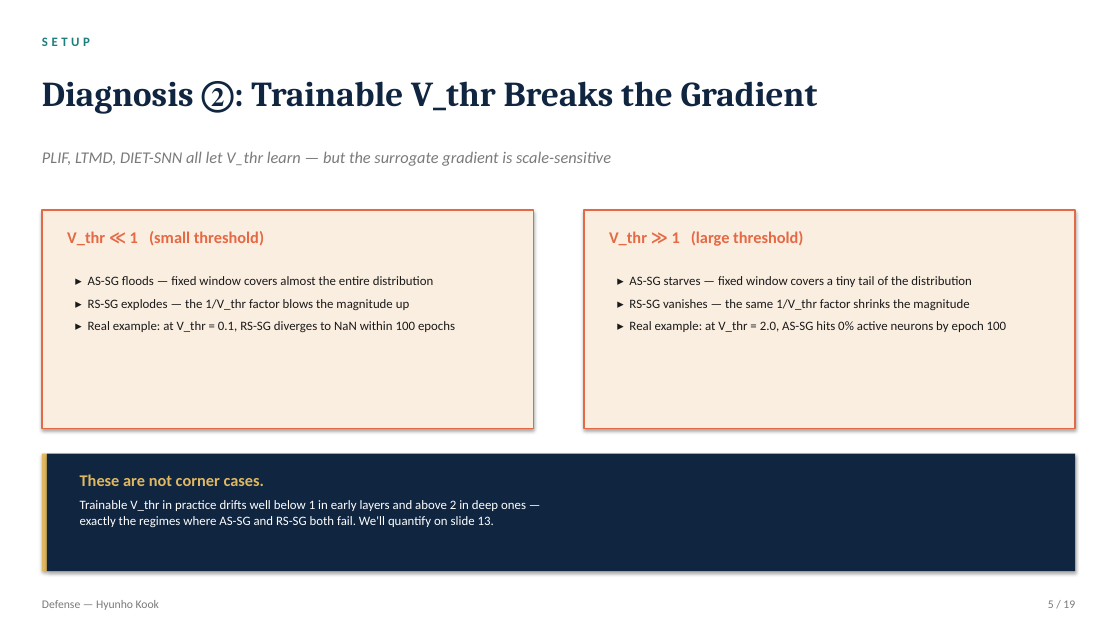
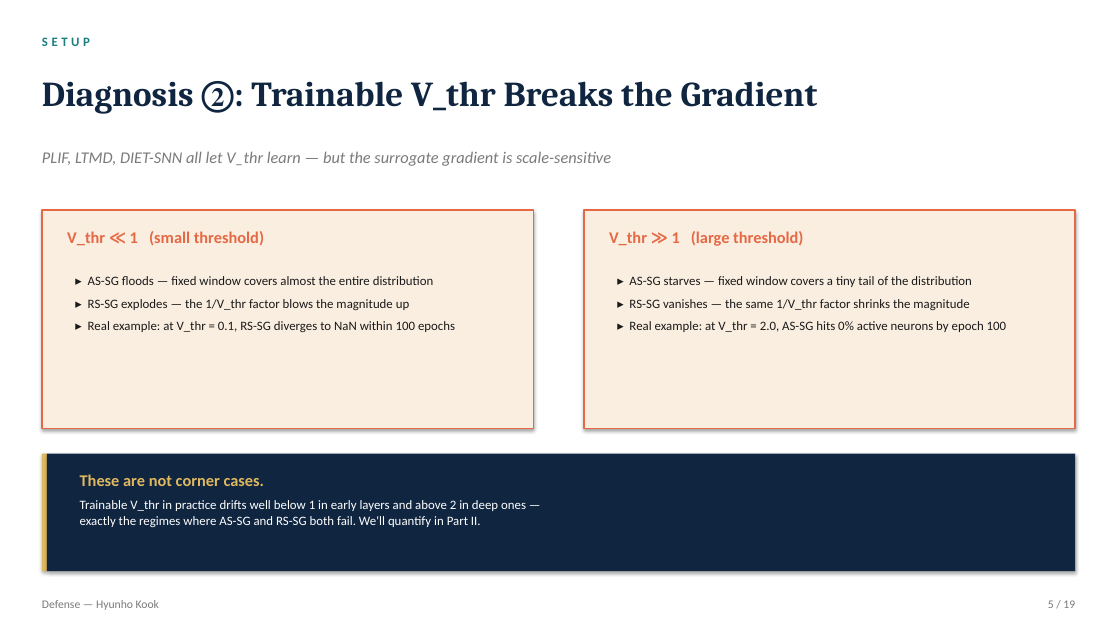
Before and after one commit to kookhh0827/POSTECH_thesis_template_latex, a slide deck: slide 5 of Hyunho_Kook_Master_Defense.pptx. Drawn at 1120x630 pixels with LibreOffice and Linux fonts; fonts in the diff are those of the drawing. Boxes give left, top, right and bottom in pixels: in the first picture for what was removed or moved away, otherwise in the second. Text is boxed around its words. In the diff, an @@ line names an element or a change of style, - is before the commit and + after.

```diff
--- a/Hyunho_Kook_Master_Defense.pptx
+++ b/Hyunho_Kook_Master_Defense.pptx
@@ text at [80,500,526,527]: text changed @@
-Trainable V_thr in practice drifts well below 1 in early layers and above 2 in deep ones —
-exactly the regimes where AS-SG and RS-SG both fail. We'll quantify on slide 13.
+Trainable V_thr in practice drifts well below 1 in early layers and above 2 in deep ones —
+exactly the regimes where AS-SG and RS-SG both fail. We'll quantify in Part II.
```
Also in this commit, not shown: 2 other slides changed, 1 other file.
